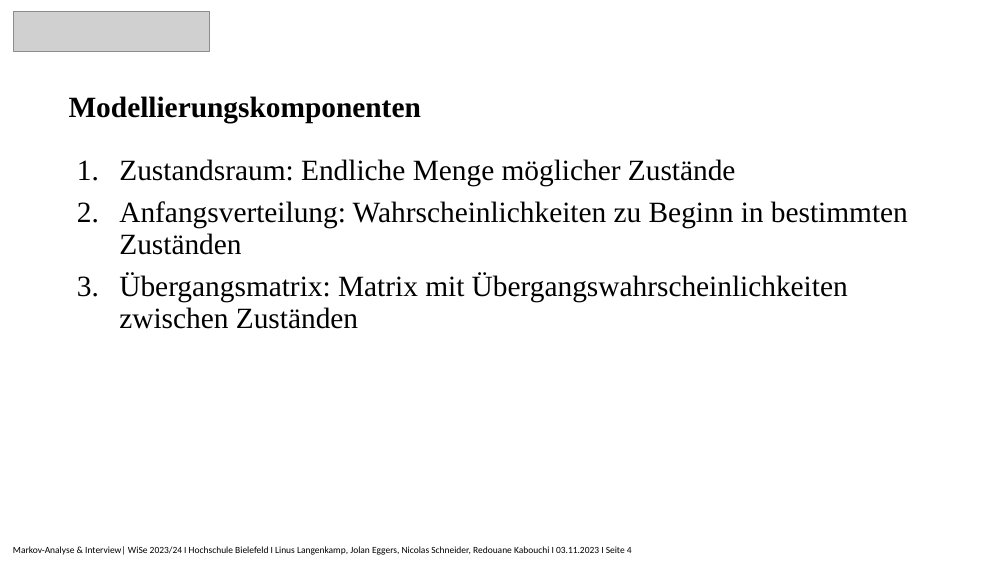
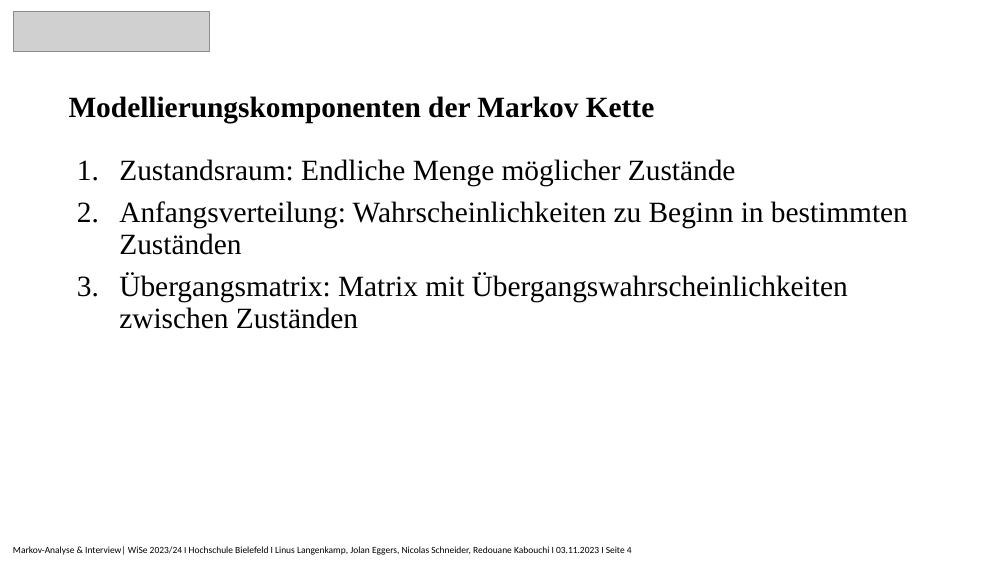
Before and after one commit to Nicolas2912/Risikomanagment_Rheinmetall, a slide deck: slide 4 of 2.Vortrag/Markov-Analyse_Präsentation.pptx. Drawn at 1008x567 pixels with LibreOffice and Linux fonts; fonts in the diff are those of the drawing; grey boxes stand for pictures. Boxes give left, top, right and bottom in pixels: in the first picture for what was removed or moved away, otherwise in the second. Text is boxed around its words. In the diff, an @@ line names an element or a change of style, - is before the commit and + after.

```diff
--- a/2.Vortrag/Markov-Analyse_Präsentation.pptx
+++ b/2.Vortrag/Markov-Analyse_Präsentation.pptx
@@ text at bbox=[69, 96, 654, 123]: text changed @@
-Modellierungskomponenten
+Modellierungskomponenten der Markov Kette
```
Also in this commit, not shown: 3 other slides changed.
